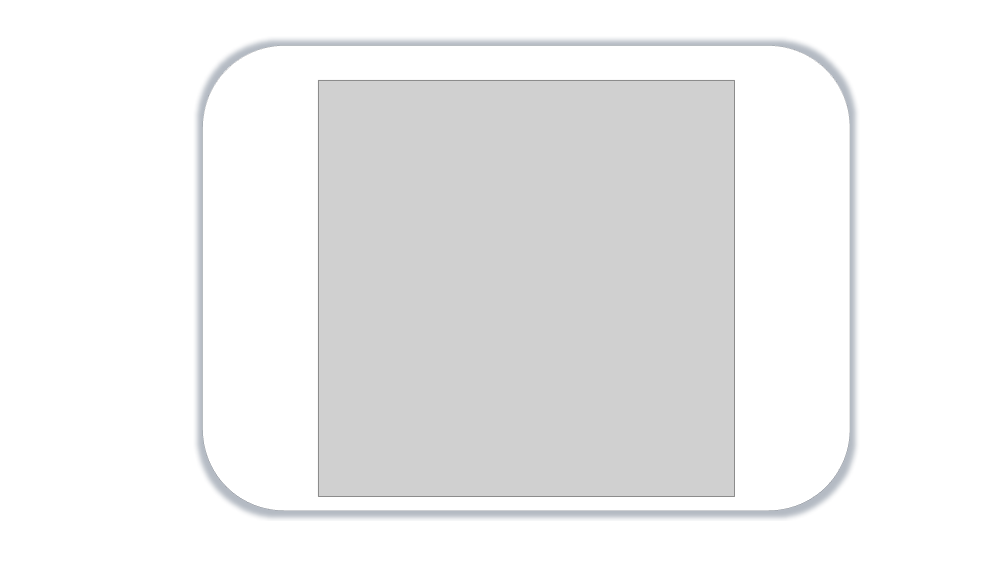
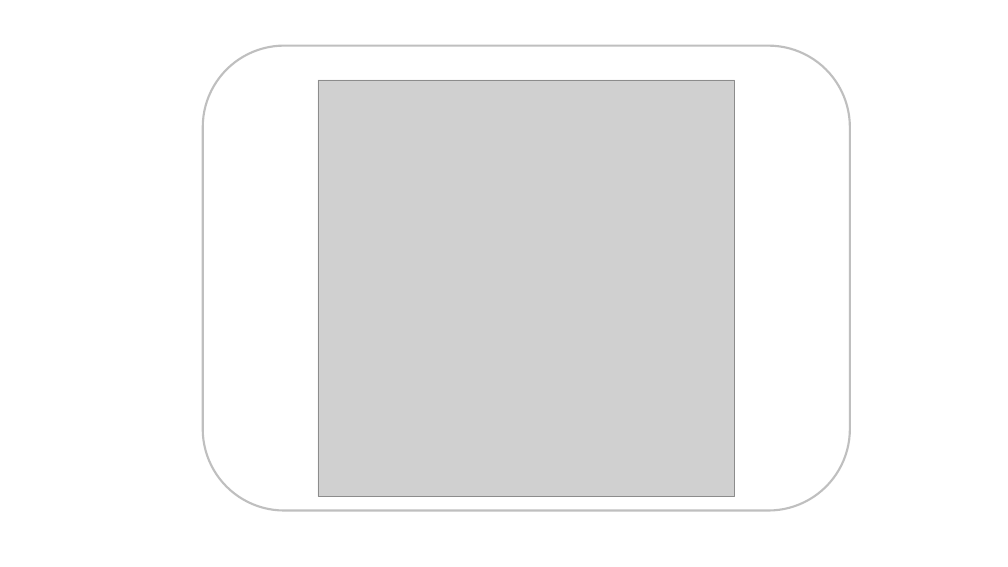
Before and after one commit to honeytidy/aitool, a slide deck: slide 1 of splash.pptx. Drawn at 1008x567 pixels with LibreOffice and Linux fonts; fonts in the diff are those of the drawing; grey boxes stand for pictures. Boxes give left, top, right and bottom in pixels: in the first picture for what was removed or moved away, otherwise in the second. Text is boxed around its words. In the diff, an @@ line names an element or a change of style, - is before the commit and + after.

```diff
--- a/splash.pptx
+++ b/splash.pptx
@@ rounded rectangle at (203,45,850,510): fill #FFFFFF to none; outline #000000 0 pt to #BFBFBF 2 pt @@
```
Also in this commit, not shown: 1 other file.
